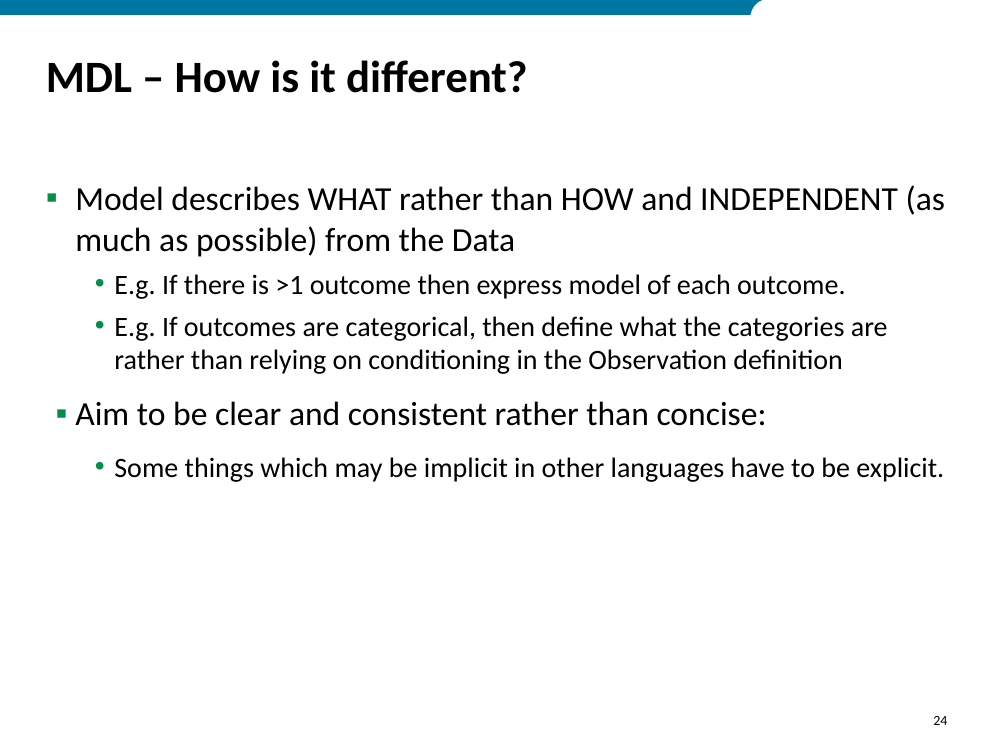
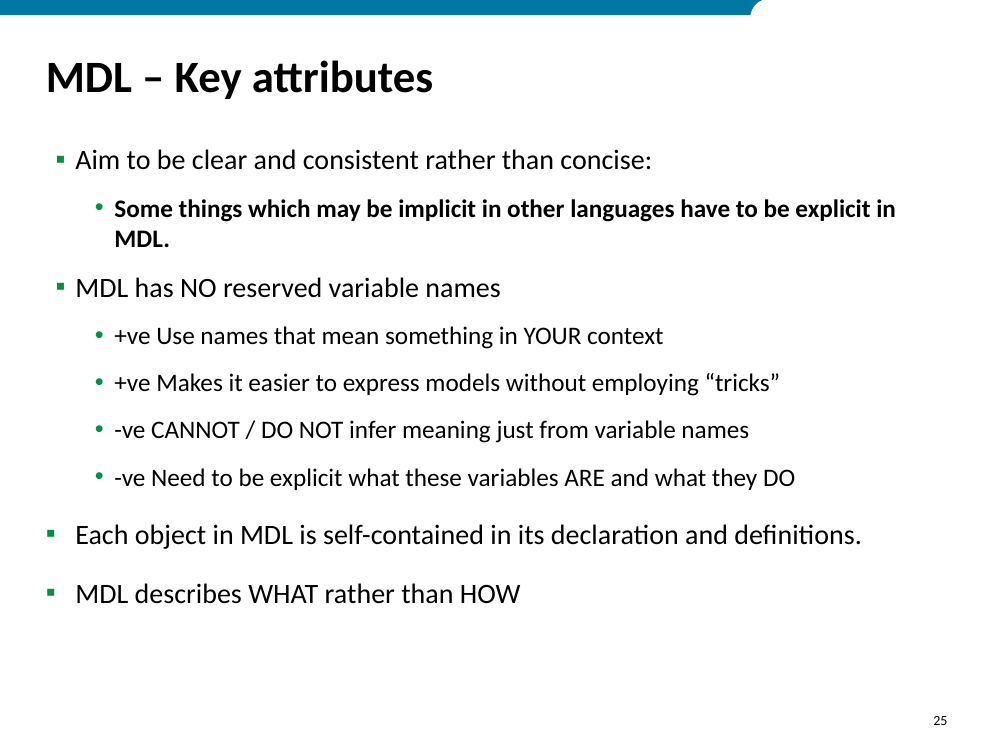
Before and after one commit to ModelDefinitionLanguage/MDLExamples, a slide deck: slide 25 of MDL_Tutorial_2018.pptx (slide 24 before the commit). Drawn at 1008x756 pixels with LibreOffice and Linux fonts; fonts in the diff are those of the drawing; background and template pictures are left out. Boxes give left, top, right and bottom in pixels: in the first picture for what was removed or moved away, otherwise in the second. Text is boxed around its words. In the diff, an @@ line names an element or a change of style, - is before the commit and + after.

```diff
--- a/MDL_Tutorial_2018.pptx
+++ b/MDL_Tutorial_2018.pptx
@@ title at [46,60,433,99]: text changed @@
-MDL – How is it different?
+MDL – Key attributes
@@ text "Aim to be clear and ...": place and size @@
-text "Aim to be clear and ..." at [75,185,945,482]
+text "Aim to be clear and ..." at [75,149,896,604]
@@ text at [75,149,652,170]: size 24 to 20 pt in "Aim to be clear and consistent rather ..." @@
@@ text at [75,185,945,374]: paragraphs removed @@
-▪ Model describes WHAT rather than HOW and INDEPENDENT (as much as possible) from the Data
-  • E.g. If there is >1 outcome then express model of each outcome.
-  • E.g. If outcomes are categorical, then define what the categories are rather than relying on conditioning in the Observation definition
@@ text at [75,199,896,604]: text changed; size 20 to 18 pt @@
-  • Some things which may be implicit in other languages have to be explicit.
+  • Some things which may be implicit in other languages have to be explicit in MDL.
+▪ MDL has NO reserved variable names
+  • +ve Use names that mean something in YOUR context
+  • +ve Makes it easier to express models without employing “tricks”
+  • -ve CANNOT / DO NOT infer meaning just from variable names
+  • -ve Need to be explicit what these variables ARE and what they DO
+▪ Each object in MDL is self-contained in its declaration and definitions.
+▪ MDL describes WHAT rather than HOW
@@ page number at [933,716,947,725]: text changed @@
-24
+25
```
Also in this commit, not shown: 6 other slides changed, 11 slides added, 21 slides removed, 21 other files.
